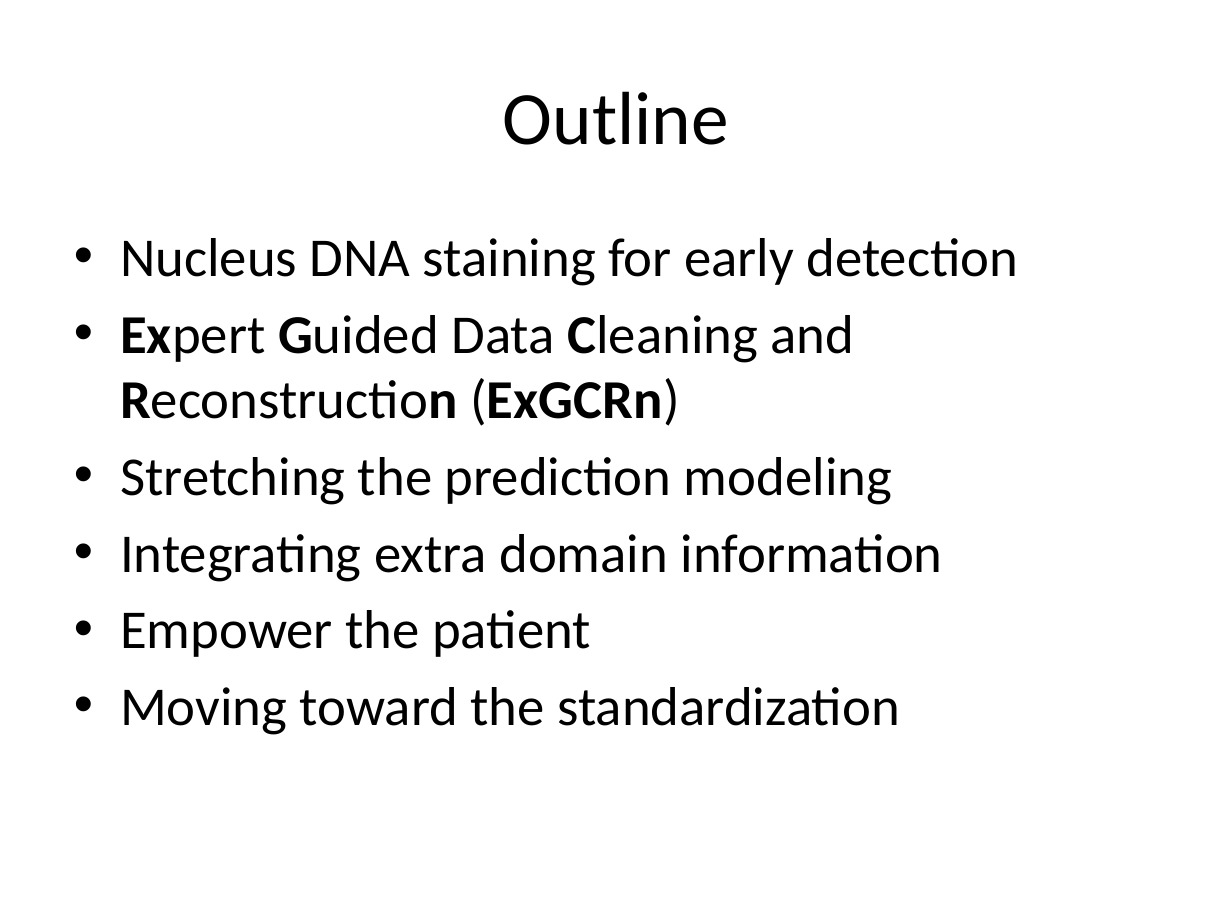
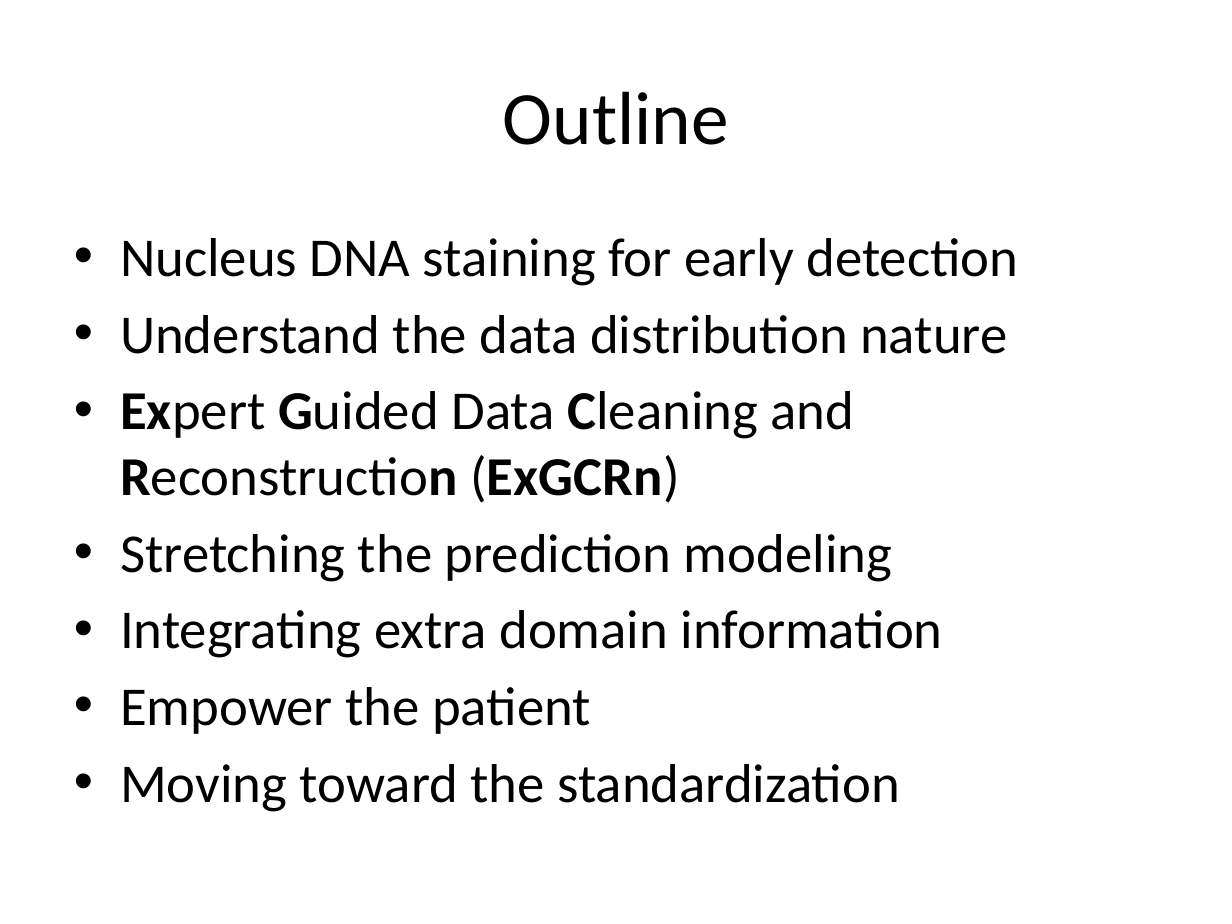
Before and after one commit to 2waybene/mixturemodel, a slide deck: slide 2 of BeijingMeeting/OralCancer.pptx. Drawn at 1232x924 pixels with LibreOffice and Linux fonts; fonts in the diff are those of the drawing. Boxes give left, top, right and bottom in pixels: in the first picture for what was removed or moved away, otherwise in the second. Text is boxed around its words. In the diff, an @@ line names an element or a change of style, - is before the commit and + after.

Commit message:
ppt

```diff
--- a/BeijingMeeting/OralCancer.pptx
+++ b/BeijingMeeting/OralCancer.pptx
@@ text at box(120, 315, 1007, 354): paragraph added @@
+• Understand the data distribution nature
```
Also in this commit, not shown: 3 slides added, 1 slide removed.
